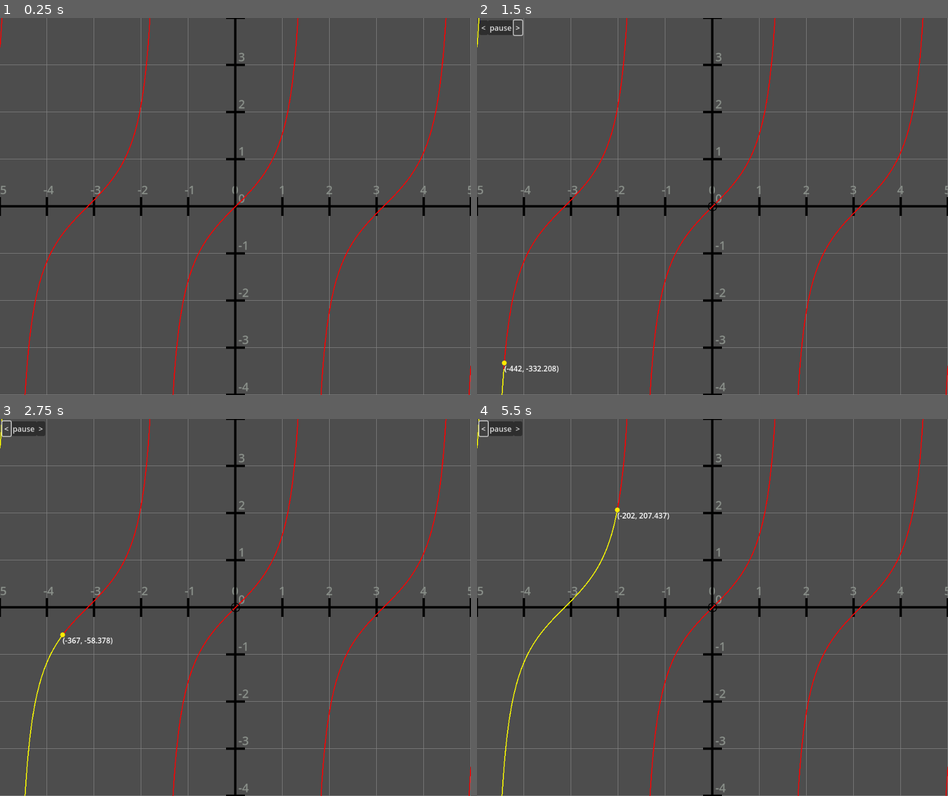
Above: before the commit, frames 1-4 (two rows, left to right).
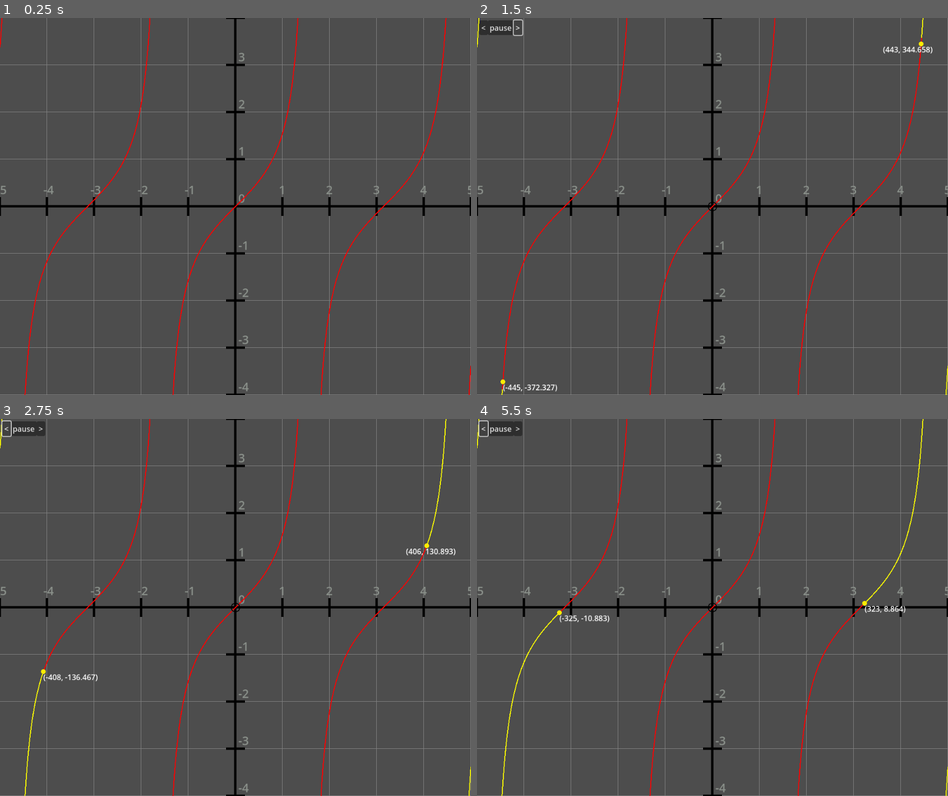
Above: after the commit, the same moments.

Repository: Drillix08/Opticos
Game: Godot game, scene res://graph_environment.tscn
The game is run twice, just before and just after one commit, with the same random seed, the same clock (stepped at 60 frames per second) and the same inputs.
Inputs (mouse positions are in pixels of both pictures, inside the frame that each line leads up to):
- Up to frame 1 (0.25 s): no input
- Up to frame 2 (1.5 s): tap Enter (ui_accept) at 0.5 s; move the mouse to (816, 187) at 0.52 s; hold Enter (ui_accept) 0.53-1.25 s; click (816, 187) at 0.67 s; click ">" at 1.25 s
- Up to frame 3 (2.75 s): click "<" at 2 s
- Up to frame 4 (5.5 s): click ">" at 2.75 s; click "<" at 3.5 s; click ">" at 4.25 s; click "<" at 5 s

The runs differ from the first frame. In frame 1, less than 0.1% of the frame differs, in the area x 49-51%, y 44-47%; in frame 2, 0.4%; in frame 3, 0.5%; in frame 4, 0.6%, in the area x 17-100%, y 0-100%.

Commit message:
More specifications on Animate_limit
Animate_Limit can now begin from the left, the right, or both. Also takes parameters to control the approach speed. Also removed redundant "0" label.

Diff:
--- a/source/graph-environment/coord_label.gd
+++ b/source/graph-environment/coord_label.gd
@@ -8,6 +8,9 @@
 
 # Called every frame. 'delta' is the elapsed time since the previous frame.
 func _process(_delta: float) -> void:
+	pass
+
+func check_coords() -> void:
 	if (position.x < 0):
 		position.x = 0
 	if (position.y < 0):
--- a/source/graph-environment/grid.gd
+++ b/source/graph-environment/grid.gd
@@ -14,7 +14,8 @@
 var pause: bool = false
 var frameOffset: int = 0
 var functionValues: Array[Vector2] = [Vector2(-1, -1)]
-var animProg: float = convert_to_real_coords(Vector2(-1,0)).x
+var animProgLeft: float = convert_to_real_coords(Vector2(-1,0)).x
+var animProgRight: float = convert_to_real_coords(Vector2(200000,0)).x
 var animating: bool = false
 
 var labelOffset = 0
@@ -58,7 +59,7 @@
 		var draw_position = Vector2(x+xOffset-text_width/3, xTickPos-grid_spacing/5+origin.y-grid_spacing/15)
 		var text_to_draw = str((x-window_width/2)/grid_spacing - int((origin.x-sign(origin.x))/grid_spacing))
 		var text_color = Color(0.541, 0.565, 0.541, 1.0) # White color
-		draw_string(ThemeDB.fallback_font, draw_position, text_to_draw, HORIZONTAL_ALIGNMENT_LEFT, 100, text_width, text_color)
+		if(text_to_draw != "0"): draw_string(ThemeDB.fallback_font, draw_position, text_to_draw, HORIZONTAL_ALIGNMENT_LEFT, 100, text_width, text_color)
 	#Draw the horizontal lines of the grid
 	for y in range(0, 2*(int(window_size.y)), grid_spacing):
 		var color = Color(0.5, 0.5, 0.5)
@@ -100,13 +101,13 @@
 		var delta :Vector2 = event.position - lastMousePos
 		origin += delta
 		lastMousePos = event.position
-		animProg = convert_to_real_coords(Vector2(-1,0)).x
+		animProgLeft = convert_to_real_coords(Vector2(-1,0)).x
 		queue_redraw()
 	if event.is_action_pressed("zoom_in"):
 		print("scroll")
 	if event.is_action_pressed("ui_accept"):
-		animProg = convert_to_real_coords(Vector2(0,0)).x
-		animate_Limit(500, functionValues, true, true)
+		animProgLeft = convert_to_real_coords(Vector2(0,0)).x
+		animate_Limit(500, functionValues, true, true, .015, 1.002)
 
 ## This function will draw the graph of the function specified by input_function
 ## The argument of this function should be a function that takes a single argument x and returns y
@@ -224,7 +225,8 @@
 		if y0 == -INF: y0 = bottom
 		if y1 == INF: y1 = top
 		if y1 == -INF: y1 = bottom
-		if animProg > x1: draw_line(convert_to_godot_coords(Vector2(x0, y0)), convert_to_godot_coords(Vector2(x1, y1)), Color.YELLOW, 2)
+		if (animating && animProgLeft > x1): draw_line(convert_to_godot_coords(Vector2(x0, y0)), convert_to_godot_coords(Vector2(x1, y1)), Color.YELLOW, 2)
+		elif(animating && animProgRight < x0): draw_line(convert_to_godot_coords(Vector2(x0, y0)), convert_to_godot_coords(Vector2(x1, y1)), Color.YELLOW, 2)
 		else: draw_line(convert_to_godot_coords(Vector2(x0, y0)), convert_to_godot_coords(Vector2(x1, y1)), Color.RED, 2)
 		if(!animating): functionValues.append(convert_to_godot_coords(Vector2(x0,y0)))
 		left += 1;
@@ -244,32 +246,49 @@
 	var true_origin = Vector2(origin[0]+windowSize[0]/2, origin[1]+windowSize[1]/2)
 	return Vector2(vec[0]+true_origin[0], true_origin[1]-vec[1])
 
-func animate_Limit(limit: float, points: Array[Vector2], left: bool, right: bool):
+## Function for animating values approaching a limit from left and/or right position
+## initially at [code]speed[/code] seconds per point slowing at a rate of [code]rate[/code] per point
+func animate_Limit(limit: float, points: Array[Vector2], left: bool, right: bool, speed: float, rate: float):
+	if(!(right || left)): return
 	animating = true
 	var endpoint: float = convert_to_godot_coords(Vector2(limit,0)).x
+	var limit_point: TextureRect = null
 	for coords in points:
 		if coords.x == limit:
-			print("hi")
-			var limit_point = TextureRect.new()
+			limit_point = TextureRect.new()
 			limit_point.texture = load("res://Black_Circle.png")
 			limit_point.expand_mode = TextureRect.EXPAND_IGNORE_SIZE
 			limit_point.size = Vector2(20, 20)
 			limit_point.position = coords - Vector2(10, 10)
-			print(limit_point.position)
 			add_child(limit_point)
 			break
-	var rect = TextureRect.new()
-	rect.position = Vector2(0,0)
-	rect.texture = load("res://Yellow_Circle.png")
-	rect.expand_mode = TextureRect.EXPAND_IGNORE_SIZE
-	rect.size = Vector2(10, 10)
-	add_child(rect)
-
-	var coordLabel: CoordLabel = CoordLabel.new()
-	add_child(coordLabel)
+	var rect: TextureRect = null
+	var rect2: TextureRect = null
+	if(left):
+		rect = TextureRect.new()
+		rect.position = Vector2(0,0)
+		rect.texture = load("res://Yellow_Circle.png")
+		rect.expand_mode = TextureRect.EXPAND_IGNORE_SIZE
+		rect.size = Vector2(10, 10)
+		add_child(rect)
+	if(right):
+		rect2 = TextureRect.new()
+		rect2.position = Vector2(0,0)
+		rect2.texture = load("res://Yellow_Circle.png")
+		rect2.expand_mode = TextureRect.EXPAND_IGNORE_SIZE
+		rect2.size = Vector2(10, 10)
+		add_child(rect2)
+
+	var coordLabel: CoordLabel = null
+	var coordLabel2: CoordLabel = null
+	if(left):
+		coordLabel = CoordLabel.new()
+		add_child(coordLabel)
+	if(right):
+		coordLabel2 = CoordLabel.new()
+		add_child(coordLabel2)
 	$AnimationControls.visible = true
 
-	var speed = .015
 	if(endpoint < 0):
 		return
 	var i: int = 0
@@ -279,27 +298,36 @@
 			i += frameOffset
 			frameOffset = 0
 		var coords: Vector2 = convert_to_real_coords(points[i])
-		animProg = coords.x
-		#Skips off-screen stuff
-		#if(points[i].x < 0 || points[i].x > DisplayServer.window_get_size().x \
-		 #|| points[i].y < 0 || points[i].y > DisplayServer.window_get_size().y):
-			#i += 1
-			#continue
-
+		var coords2: Vector2 = convert_to_real_coords(points[points.size() - i - 1])
+		if(left): animProgLeft = coords.x
+		if(right): animProgRight = coords2.x
 		if(i + 1 != points.size() && points[i + 1].x > limit): break
 		#print(points[i])
-		coordLabel.text = "(%.0f, " % coords.x + "%.3f" % coords.y + ")"
-		rect.position = points[i] - rect.size/2
-		coordLabel.position = rect.position + rect.size/2
+		if(left):
+			coordLabel.text = "(%.0f, " % coords.x + "%.3f" % coords.y + ")"
+			rect.position = points[i] - rect.size/2
+			coordLabel.position = rect.position + rect.size/2
+			coordLabel.check_coords()
+		if(right):
+			coordLabel2.text = "(%.0f, " % coords2.x + "%.3f" % coords2.y + ")"
+			rect2.position = points[points.size() - i - 1] - rect2.size/2
+			coordLabel2.position = rect2.position + rect2.size/2
+			coordLabel2.check_coords()
 		await get_tree().create_timer(speed).timeout
-		#speed *= 1.002
+		speed *= rate
 		i += 1
 		queue_redraw()
-	animProg = convert_to_real_coords(Vector2(-1,0)).x
+	animProgLeft = convert_to_real_coords(Vector2(-1,0)).x
+	animProgRight = convert_to_real_coords(Vector2(200000,0)).x
 	animating = false
 	$AnimationControls.visible = false
-	rect.queue_free()
-	coordLabel.queue_free()
+	if(left):
+		rect.queue_free()
+		coordLabel.queue_free()
+	if(right):
+		rect2.queue_free()
+		coordLabel2.queue_free()
+	limit_point.queue_free()
 
 func _on_play_pause_pressed() -> void:
 	pause = !pause
